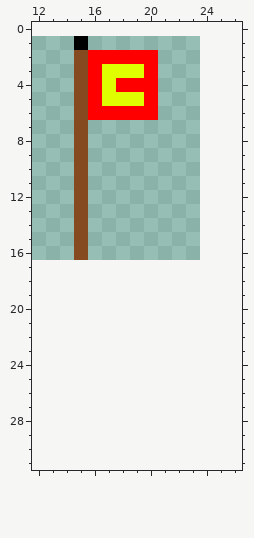
Two versions of one pixel-art sprite, assets/maps/checkpoint.png. That is the earlier state.
The file is 48x48 pixels, drawn in blocks of 3x3; one block is one cell here. Shown: x 12..26, y 0..31. The old version is drawn lined up with the new one, on the new canvas.
Once edited:
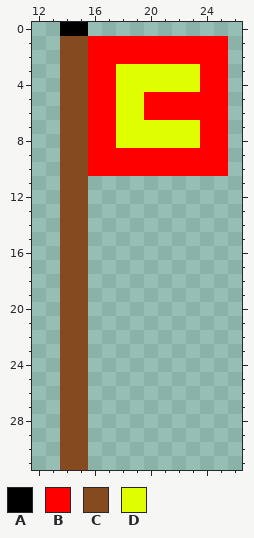
Palette (. is transparent): A #000000  B #ff0000  C #864a20  D #dfff00
The commit says: checkpoints + finish point
The exact change:
canvas 16x16 -> 32x32, the old top-left corner now at 8,1
Changed rows in their new state; - is an unchanged pixel.
first column x 14:
 0 AA----------
 1 CCBBBBBBBBBB
 2 C------BBBBB
 3 C--B--DDDDBB
 4 C--BDDDDDDBB
 5 C--B---BBBBB
 6 C---DD-BBBBB
 7 C-BBDDDDDDBB
 8 C-BBDDDDDDBB
 9 C-BBBBBBBBBB
10 C-BBBBBBBBBB
11 C-----------
12 C-----------
13 C-----------
14 C-----------
15 C-----------
16 C-----------
17 CC----------
18 CC----------
19 CC----------
20 CC----------
21 CC----------
22 CC----------
23 CC----------
24 CC----------
25 CC----------
26 CC----------
27 CC----------
28 CC----------
29 CC----------
30 CC----------
31 CC----------
